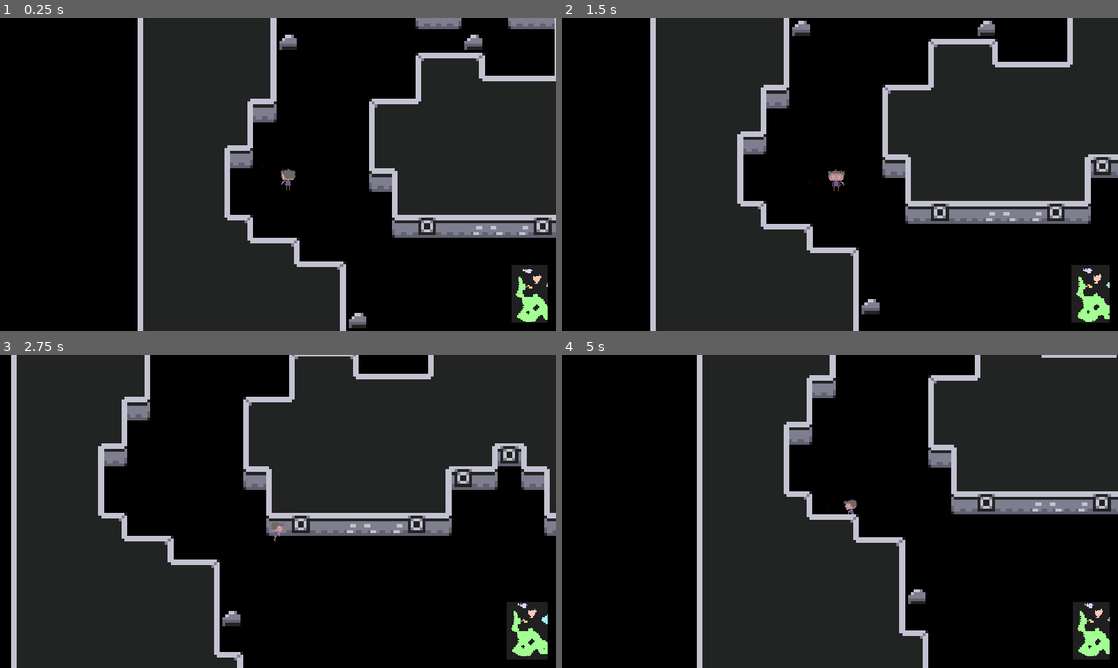
Above: before the commit, frames 1-4 (two rows, left to right).
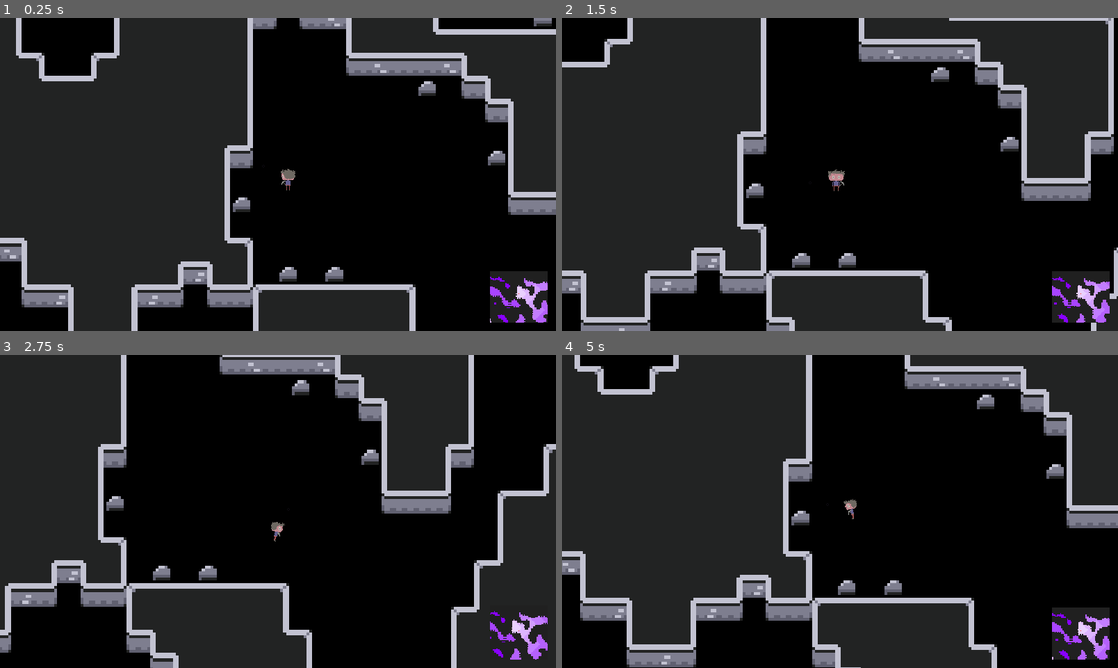
Above: after the commit, the same moments.

Repository: FrankJRix/minorman-game
Game: Godot game, scene res://classes/procedural_generation/ProceduralGeneration.tscn
Two runs of this game, one before a commit and one after it. Both use one fixed random seed, a clock stepped at 60 frames per second and the inputs below. This scene is started directly instead of the project's main scene.
Inputs (mouse positions are in pixels of both pictures, inside the frame that each line leads up to):
- Up to frame 1 (0.25 s): no input
- Up to frame 2 (1.5 s): tap Enter (test_fullscreen) at 0.5 s; move the mouse to (962, 158) at 0.52 s; press the mouse at (962, 158) at 0.53 s; hold D (move_east) 0.53-1.28 s; tap Space (jump) at 0.77 s; move the mouse to (728, 190) at 1.27 s; release the mouse at (728, 190) at 1.28 s; hold S (move_south) from 1.28 s (still down); tap E (interact) at 1.35 s
- Up to frame 3 (2.75 s): tap Space (jump) at 1.52 s; move the mouse to (333, 442) at 2.02 s; release S (move_south) at 2.03 s; hold D (move_east) from 2.03 s (still down); hold Shift (sprint) from 2.03 s (still down)
- Up to frame 4 (5 s): move the mouse to (812, 574) at 2.77 s; release D (move_east) at 2.78 s; release Shift (sprint) at 2.78 s; hold W (move_north) 2.78-3.53 s; click (812, 574) at 2.85 s; tap Space (jump) at 3.02, 3.77, 4.52 s; move the mouse to (1006, 558) at 3.52 s; hold A (move_west) from 3.53 s (still down); tap E (interact) at 3.6 s; move the mouse to (673, 464) at 4.27 s; tap Shift (sprint) at 4.35 s

The runs differ from the first frame. In frame 1, 53% of the frame differs, in the area x 0-100%, y 0-100%; in frame 2, 48%; in frame 3, 47%; in frame 4, 50%.
Error in both runs: Invalid get index 'jump' (on base: 'Dictionary'). (res://characters/player/norman_state_machine.gd:16)

Commit message:
Adesso le stanze sò marcate per livello di pericolo (visibile nella minimappa). Il livello di pericolo della stanza principale cresce con la distanza dallo spawn.

Diff:
--- a/00_MinorMan/classes/procedural_generation/Minimap.gd
+++ b/00_MinorMan/classes/procedural_generation/Minimap.gd
@@ -14,7 +14,8 @@
 			if map.is_state_rock(i, j):
 				set_cell( i, j, 0)
 			else:
-				set_cell(i, j, map.get_tunnel_id(i, j) % 9 + 1)
+				var color_index = int( (floor(map.get_danger_level(i, j) - 1) / 100 )) + 1# UNSTABLE
+				set_cell(i, j, color_index)
 
 
 func update_player_marker(player_position):
--- a/00_MinorMan/classes/procedural_generation/Minimap.tscn
+++ b/00_MinorMan/classes/procedural_generation/Minimap.tscn
@@ -168,8 +168,8 @@
 [node name="PlayerMarker" type="Sprite" parent="."]
 position = Vector2( 200, 200 )
 texture = ExtResource( 1 )
-hframes = 11
-frame = 10
+hframes = 12
+frame = 11
 
 [node name="Camera2D" type="Camera2D" parent="PlayerMarker"]
 current = true
--- a/00_MinorMan/classes/procedural_generation/Objects/MapGrid.gd
+++ b/00_MinorMan/classes/procedural_generation/Objects/MapGrid.gd
@@ -17,6 +17,8 @@
 
 const MAX_MOVEMENT_COST = 1000
 const MIN_MOVEMENT_COST = 1
+const MAX_DANGER_LEVEL = 1000
+const MIN_DANGER_LEVEL = 1
 
 var map:= []
 
@@ -149,13 +151,13 @@
 
 # Danger level functions
 func set_danger_level(x: int, y: int, value: int):
-	map[x][y]["danger_level"] = clamp(value, MIN_MOVEMENT_COST, MAX_MOVEMENT_COST)
+	map[x][y]["danger_level"] = clamp(value, MIN_DANGER_LEVEL, MAX_DANGER_LEVEL)
 
-func get_danger_level(x: int, y: int):
+func get_danger_level(x: int, y: int) -> int:
 	return map[x][y]["danger_level"]
 
 func add_danger_level(x: int, y: int, value: int):
-	map[x][y]["danger_level"] = clamp(map[x][y]["danger_level"] + value, MIN_MOVEMENT_COST, MAX_MOVEMENT_COST)
+	map[x][y]["danger_level"] = clamp(map[x][y]["danger_level"] + value, MIN_DANGER_LEVEL, MAX_DANGER_LEVEL)
 
 func sub_danger_level(x: int, y: int, value: int):
-	map[x][y]["danger_level"] = clamp(map[x][y]["danger_level"] - value, MIN_MOVEMENT_COST, MAX_MOVEMENT_COST)
+	map[x][y]["danger_level"] = clamp(map[x][y]["danger_level"] - value, MIN_DANGER_LEVEL, MAX_DANGER_LEVEL)
--- a/00_MinorMan/classes/procedural_generation/cave_generator.gd
+++ b/00_MinorMan/classes/procedural_generation/cave_generator.gd
@@ -16,20 +16,21 @@
 
 enum SPAWN_ID {PLAYER, ENEMY, LOOT}
 
-export var CAVE_WIDTH := 54
-export var CAVE_HEIGHT := 54
+export var CAVE_WIDTH := 100
+export var CAVE_HEIGHT := 100
 
 var map := MapGrid.new()
 var previous_map: MapGrid
 var botched := false
 var suppressed_count := 0
 var player_spawn_point := Vector2()
-var tunnel_iterator_step_counter := 1
+var tunnel_iterator_step_counter := 1 # boh.
 
 var tunnels := {
 	0: { # l'indice è l'id
 		"start": Vector2(),
-		"area": 0
+		"area": 0,
+		"base_danger": 1
 	}
 }
 var largest_tunnel := {
@@ -123,7 +124,6 @@
 
 	print("Number of tunnels: " + str(id - suppressed_count))
 	print("The largest tunnel is #" + str(largest_tunnel["id"]) + ", with an area of: " + str(largest_tunnel["area"]) + ".")
-	print(tunnels)
 
 
 func mark_tunnel(i, j, id):
@@ -177,16 +177,15 @@
 	return not map.is_state_rock(pos.x, pos.y)
 
 
-func is_not_visited(pos): # Legacy
+func is_not_visited(pos):
 	return map.get_tunnel_id(pos.x, pos.y) == 0
 
 
-func is_contiguous(pos, id): # ?
+func is_contiguous(pos, id): # Legacy
 	return map.get_tunnel_id(pos.x, pos.y) == id
 
 
-# Priorità è sistemare questa, che non deve ritornare niente ma piazzare la flag per la generazione nella mappa. Rifare tutto il sistema di spawning.
-func fetch_spawn_point():# Legacy
+func fetch_spawn_point():
 	var start = largest_tunnel["start"]
 
 	traverse_tunnel_and_call_func(start, "fetch_player_spawn_step", [])
@@ -204,8 +203,52 @@
 		return false
 
 
-func set_spawn_flags():
-	pass
+func set_danger_level():
+	for tunnel_id in tunnels:
+
+		if not tunnels[tunnel_id]["area"] == 0:
+
+			tunnels[tunnel_id]["base_danger"] = max(1, map.MAX_DANGER_LEVEL - tunnels[tunnel_id]["area"])
+			traverse_tunnel_and_call_func(tunnels[tunnel_id]["start"], "set_danger_step", [tunnels[tunnel_id]["base_danger"]])
+
+			print(str(tunnel_id) + ":")
+			print(tunnels[tunnel_id])
+
+
+func set_danger_step(danger, coords):
+	map.set_danger_level(coords.x, coords.y, danger)
+	return false
+
+
+# Variazione sul tema di traverse tunnel che tiene conto della distanza. Probabilmente potrei
+# riscrive quella per tené conto de sto caso, però tanto la uso solo qui quindi sticazzi.
+func increment_main_room_danger():
+	if not player_spawn_point:
+		return
+
+	var start := player_spawn_point
+	var current: Vector2
+	var frontier := []
+	var distance_from_spawn := {}
+	var new_distance: int
+	var base_danger := map.get_danger_level(start.x, start.y)
+
+	frontier.push_back(start)
+
+	distance_from_spawn[start] = 0
+
+	while not frontier.size() == 0:
+		current = frontier.pop_back()
+
+		for next in get_frontier_neighbors(current):
+
+			new_distance = distance_from_spawn[current] + 10
+
+			if is_visitable(next) and ( not distance_from_spawn.has(next) or new_distance < distance_from_spawn[next] ):
+				frontier.push_back(next)
+				distance_from_spawn[next] = new_distance
+
+				map.set_danger_level(next.x, next.y, base_danger + new_distance)
 
 
 func check_botched_flag():
@@ -261,4 +304,6 @@
 	identify_tunnels()
 	evaluate_map()
 	fetch_spawn_point()
+	set_danger_level()
+	increment_main_room_danger()
 	check_botched_flag()
Binary file changed: 00_MinorMan/placeholder_assets/tilesets/minimap_tileset.png
